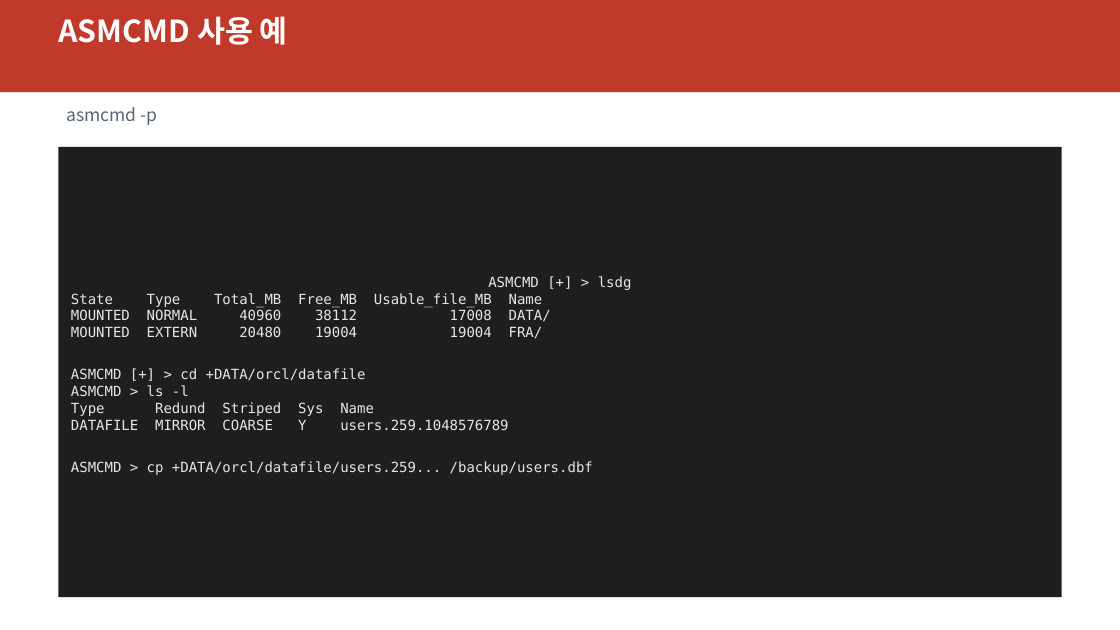
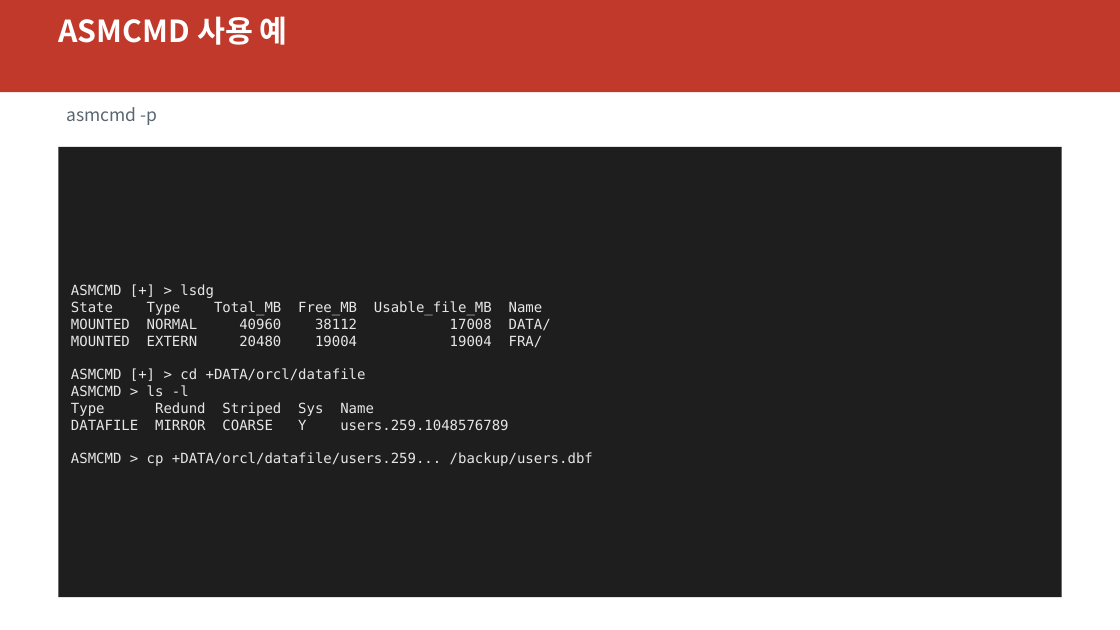
Before and after one commit to elpisk/OracleManual, a slide deck: slide 36 of ADMIN/34장/34장_ASM_인스턴스_관리.pptx. Drawn at 1120x630 pixels with LibreOffice and Linux fonts; fonts in the diff are those of the drawing. Boxes give left, top, right and bottom in pixels: in the first picture for what was removed or moved away, otherwise in the second. Text is boxed around its words. In the diff, an @@ line names an element or a change of style, - is before the commit and + after.

```diff
--- a/ADMIN/34장/34장_ASM_인스턴스_관리.pptx
+++ b/ADMIN/34장/34장_ASM_인스턴스_관리.pptx
@@ text in rectangle at [71,284,214,298]: alignment centre to left @@
```
Also in this commit, not shown: 6 other slides changed.
